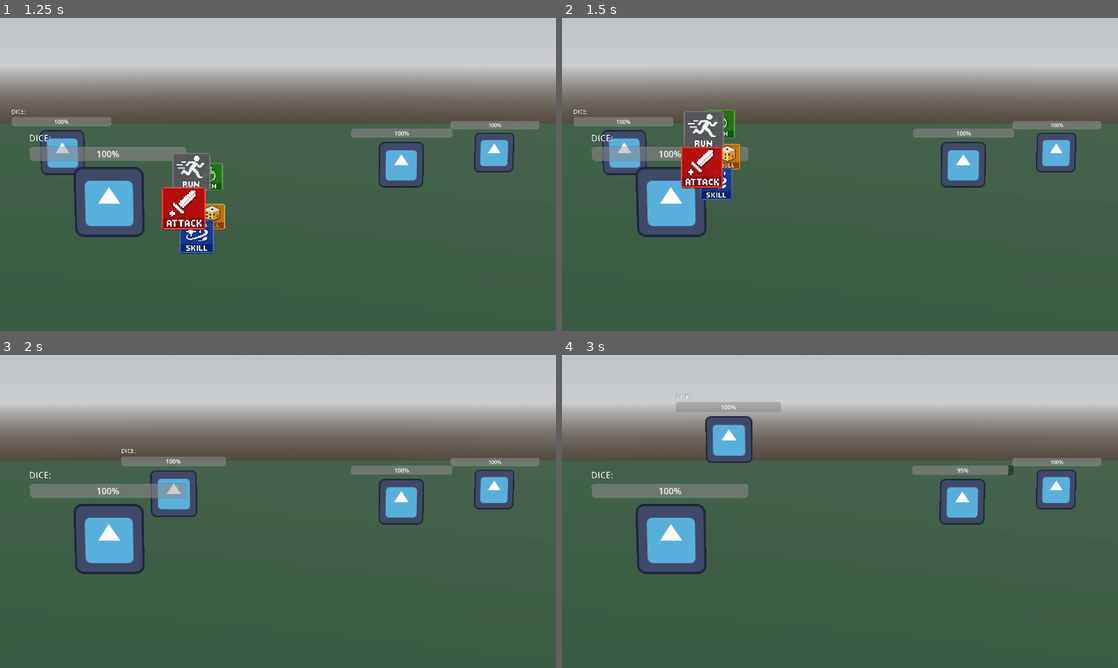
Above: before the commit, frames 1-4 (two rows, left to right).
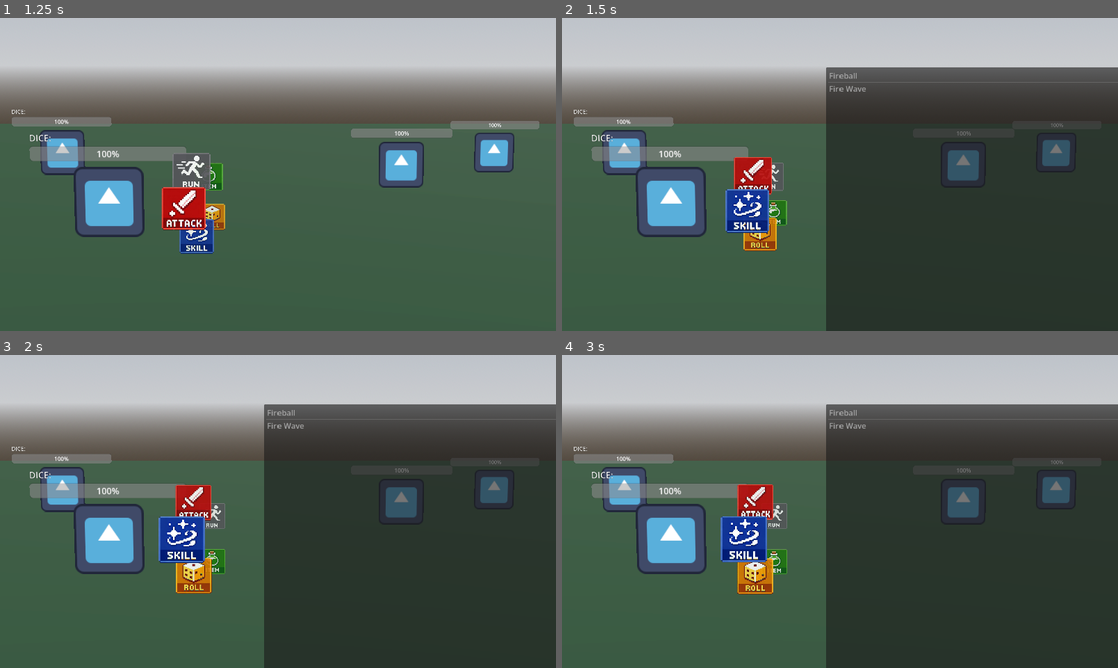
Above: after the commit, the same moments.

Repository: pollution0504/diceGame
Game: Godot game, scene res://Combat/battle_scene.tscn
Same seed, same stepped clock (60 frames per second), same inputs: the game is played once before the commit and once after it. The project has no main scene, so this scene is started directly. The engine's default icon, where the game draws it, is replaced by a stand-in: a white triangle on a blue panel in a dark square.
Inputs:
- Up to frame 1 (1.25 s): tap Enter (ui_accept) at 0.5 s; hold D (right) from 0.53 s (still down); hold Enter (ui_accept) from 0.53 s (still down)
- Up to frame 2 (1.5 s): release D (right) at 1.28 s; release Enter (ui_accept) at 1.28 s; hold S (down) from 1.28 s (still down); tap Enter (ui_accept) at 1.35 s
- Up to frame 3 (2 s): keep holding S (down); tap Enter (ui_accept) at 1.52, 1.82 s
- Up to frame 4 (3 s): release S (down) at 2.03 s; hold D (right) 2.03-2.78 s; hold Enter (ui_accept) 2.03-2.78 s; hold W (up) from 2.78 s (still down); tap Enter (ui_accept) at 2.85 s

Frame 1 is identical in both runs. In frame 2, 48% of the frame differs, in the area x 21-100%, y 15-100%; in frame 3, 50%; in frame 4, 50%, in the area x 2-100%, y 12-100%.

Commit message:
SKILLS (and damage effect now has scaling)

Diff:
--- a/Combat/battle_enemy.gd
+++ b/Combat/battle_enemy.gd
@@ -10,7 +10,7 @@
 
 	var target = choose_target(allies)
 	if target:
-		await Attack(target)
+		await UseAttack(target)
 		print("ouch")
 
 func choose_target(party: Array) -> BattleEntity:
--- a/Combat/battle_entity.gd
+++ b/Combat/battle_entity.gd
@@ -69,13 +69,13 @@
 		apply_effect_array(roll_effects, self, allies, enemies)
 
 
-func Attack(target_entity: BattleEntity, allies: Array = [], enemies: Array = []):
+func UseAttack(target_entity: BattleEntity, allies: Array = [], enemies: Array = []):
 	# If the entity hasn't rolled or has no dice, use base attack
 	var effects: Array[Effect] = []
 
 	if stats.dice == null or current_dice_roll == -1:
 		var dmg = DamageEffect.new()
-		dmg.amount = stats.attack
+		dmg.base_damage = stats.attack
 		dmg.use_dice_multiplier = false
 		effects.append(dmg)
 	else:
@@ -97,6 +97,15 @@
 	)
 
 	apply_effect_array(attack_effects, target_entity, allies, enemies)
+
+func UseSkill(skill : Skill,target_entity: BattleEntity, allies: Array = [], enemies: Array = []):
+	# If the entity hasn't rolled or has no dice, use base attack
+	var effects: Array[Effect] = skill.effects
+	# Passives are applied here
+	effects = _modify_attack_effects(effects)
+	apply_effect_array(effects, target_entity, allies, enemies)
+
+
 
 func _modify_attack_effects(effects: Array[Effect]) -> Array[Effect]:
 	var modified_effects = effects.duplicate()
@@ -125,6 +134,11 @@
 
 
 func TakeDamage(damage: int) -> int:
+
+	var current_statuses = active_statuses.duplicate()
+	for status in current_statuses:
+		status.on_damage_taken(self,damage)
+
 	if randi_range(0, 100) < stats.agility:
 		print(entity_name, " dodged")
 		return 0
--- a/Combat/battle_minion.gd
+++ b/Combat/battle_minion.gd
@@ -1,7 +1,7 @@
 extends BattleEnemy
 class_name BattleMinion
 
-func Attack(target_entity : BattleEntity, allies: Array = [], enemies: Array = []):
+func UseAttack(target_entity : BattleEntity, allies: Array = [], enemies: Array = []):
 	await PlayAttackAnimation(target_entity)
 	super(target_entity)
 
--- a/Combat/battle_player.gd
+++ b/Combat/battle_player.gd
@@ -35,10 +35,13 @@
 const HOP_BACK_HEIGHT := 1.0
 const SWORD_SLICE_START_TIME := 0.17
 
-func Attack(target_entity: BattleEntity, allies: Array = [], enemies: Array = []):
+func UseAttack(target_entity: BattleEntity, allies: Array = [], enemies: Array = []):
 	if stats.dice != null and current_dice_roll != -1 and not stats.dice.can_attack(current_dice_roll):
 		return
 	await PlayAttackAnimation(target_entity)
+
+func UseSkill(skill : Skill,target_entity: BattleEntity, allies: Array = [], enemies: Array = []):
+	await PlaySkillAnimation(skill,target_entity,allies,enemies)
 
 func Heal(amount: int):
 	super.Heal(amount)
@@ -91,12 +94,48 @@
 		print("Impact callback fired!")
 
 		# Call base Attack to handle effect logic
-		super.Attack(target_entity)
+		super.UseAttack(target_entity)
 	)
 
 	# 4. PARABOLIC HOP BACK
 	var hop_arc = func(t: float):
 		var pos = impact_pos.lerp(original_pos, t)
+		pos.y = ground_y + (-4 * HOP_BACK_HEIGHT * pow(t - 0.5, 2) + HOP_BACK_HEIGHT)
+		global_position = pos
+
+	tween.chain().tween_method(hop_arc, 0.0, 1.0, HOP_BACK_DURATION)
+
+	await tween.finished
+	return null
+
+func PlaySkillAnimation(skill : Skill,target_entity: BattleEntity, allies: Array = [], enemies: Array = []):
+	var original_pos = global_position
+	var target_pos = target_entity.global_position
+	var ground_y = original_pos.y
+
+	var dir = (target_pos - original_pos).normalized()
+	# Takeoff point
+	var jump_start_pos = target_pos - (dir * skill.distance_from_enemy)
+	var tween = get_tree().create_tween()
+
+	# 1. RUN UP
+	tween.tween_property(self, "global_position", jump_start_pos, RUN_UP_DURATION)\
+		.set_trans(Tween.TRANS_QUAD).set_ease(Tween.EASE_OUT)
+
+
+	# 3. IMPACT (Trigger damage and sound)
+	tween.tween_callback(func():
+		voice_line.stream = SWORD_SLICE
+		voice_line.play(SWORD_SLICE_START_TIME)
+		print("Impact callback fired!")
+
+		# Call base Attack to handle effect logic
+		super.UseSkill(skill,target_entity,allies,enemies)
+	)
+
+	# 4. PARABOLIC HOP BACK
+	var hop_arc = func(t: float):
+		var pos = jump_start_pos.lerp(original_pos, t)
 		pos.y = ground_y + (-4 * HOP_BACK_HEIGHT * pow(t - 0.5, 2) + HOP_BACK_HEIGHT)
 		global_position = pos
 
--- a/Combat/battle_scene.gd
+++ b/Combat/battle_scene.gd
@@ -214,12 +214,19 @@
 
 	if target_idx != -1:
 		var target = enemies[target_idx]
-		await source_entity.Attack(target, allies, enemies)
-
-	source_entity.turn_ended.emit()
-
-func _on_skill_decision(source_entity : BattleAlly):
-	source_entity.combat_menu.close()
+		await source_entity.UseAttack(target, allies, enemies)
+
+	source_entity.turn_ended.emit()
+
+func _on_skill_decision(source_entity : BattleAlly, skill : Skill):
+	print("_on_skill_decision called by: ", source_entity.name)
+	source_entity.combat_menu.close()
+	var target_idx = await get_target_selection()
+
+	if target_idx != -1:
+		var target = enemies[target_idx]
+		await source_entity.UseSkill(skill,target, allies, enemies)
+
 	source_entity.turn_ended.emit()
 
 func _on_roll_decision(source_entity: BattleAlly):
--- a/Combat/battle_stats.gd
+++ b/Combat/battle_stats.gd
@@ -10,7 +10,11 @@
 @export var defense: int = 5
 @export var agility: int = 10
 @export var luck: int = 5
+@export var magic: int = 5
+
 
 @export var weapon: Dictionary = {}  # { "name": "Sword", "atk_bonus": 5 }
 @export var armor: Dictionary = {}   # { "name": "Chestplate", "def_bonus": 3 }
 @export var dice: Dice
+
+@export var skills: Array[Skill]
--- a/Combat/combat_menu.gd
+++ b/Combat/combat_menu.gd
@@ -4,7 +4,7 @@
 @export var entity : BattleEntity
 
 signal attack_pressed(BattleEntity)
-signal skill_pressed(BattleEntity)
+signal skill_pressed(BattleEntity, Skill)
 signal roll_pressed(BattleEntity)
 signal item_pressed(BattleEntity)
 signal run_pressed(BattleEntity)
@@ -19,11 +19,13 @@
 	$CarouselContainer/OptionHolder/ItemIcon,
 	$CarouselContainer/OptionHolder/RunIcon,
 ]
+@onready var skill_list: ItemList = $SkillList
 
 var options := ["Attack", "Skill", "Roll", "Item", "Run"]
 var selected_option := 0
 # is the menu showing
 var is_active := false
+var skills_populated := false
 
 const menu_back_sfx = preload("res://SFX/menu_back_sfx.wav")
 const menu_scroll_sfx = preload("res://SFX/menu_scroll_sfx.wav")
@@ -36,12 +38,20 @@
 		icon.size = Vector2(96, 96)
 	hide()
 
+func _process(delta: float) -> void:
+	if entity and !skills_populated:
+		PopulateSkills()
+		skills_populated = true
+
+
+
 # i figured out how to do the subtext function thingy
 ## Opens the Combat Menu
 func open():
 	selected_option = 0
 	carousel_container.selected_index = 0
 	is_active = true
+	skill_list.hide()
 	show()
 
 ## Closes the Combat Menu
@@ -86,7 +96,8 @@
 		"Attack":
 			attack_pressed.emit(entity)
 		"Skill":
-			skill_pressed.emit(entity)
+			skill_list.show()
+			is_active = false
 		"Roll":
 			if entity.current_dice_roll == -1:
 				roll_pressed.emit(entity)
@@ -98,15 +109,10 @@
 			run_pressed.emit(entity)
 
 
-#func update_visuals():
-	#for i in range(labels.size()):
-		#var label = labels[i]
-#
-		#if i == selected_option:
-			#label.text = "> " + options[i] + " <"
-			#label.scale = Vector2(1.2, 1.2)
-			#label.modulate = Color(1, 1, 0) # yellow
-		#else:
-			#label.text = options[i]
-			#label.scale = Vector2(1, 1)
-			#label.modulate = Color(1, 1, 1)
+func PopulateSkills():
+	for skill in entity.stats.skills:
+		skill_list.add_item(skill.name)
+
+
+func _on_skill_list_item_activated(index: int) -> void:
+	skill_pressed.emit(entity, entity.stats.skills[index])
--- a/Combat/combat_menu.tscn
+++ b/Combat/combat_menu.tscn
@@ -16,6 +16,19 @@
 grow_horizontal = 2
 grow_vertical = 2
 script = ExtResource("1_2bcnp")
+
+[node name="SkillList" type="ItemList" parent="." unique_id=373612720]
+layout_mode = 1
+anchors_preset = 15
+anchor_right = 1.0
+anchor_bottom = 1.0
+offset_left = 172.0
+offset_top = -279.0
+offset_right = 172.0
+offset_bottom = -279.0
+grow_horizontal = 2
+grow_vertical = 2
+allow_rmb_select = true
 
 [node name="CarouselContainer" type="Node2D" parent="." unique_id=890633860 node_paths=PackedStringArray("position_offset_node")]
 script = ExtResource("2_lmj7a")
@@ -38,7 +51,7 @@
 
 [node name="AttackIcon" type="TextureRect" parent="CarouselContainer/OptionHolder" unique_id=529652122]
 modulate = Color(1, 1, 1, 0.895)
-z_index = -4
+z_index = -1
 custom_minimum_size = Vector2(64, 64)
 layout_mode = 0
 offset_left = -103.8156
@@ -54,7 +67,7 @@
 
 [node name="SkillIcon" type="TextureRect" parent="CarouselContainer/OptionHolder" unique_id=827050596]
 modulate = Color(1, 1, 1, 0.79)
-z_index = -3
+z_index = -2
 custom_minimum_size = Vector2(64, 64)
 layout_mode = 0
 offset_left = -64.6844
@@ -114,3 +127,5 @@
 texture = ExtResource("5_bbsmr")
 expand_mode = 3
 stretch_mode = 5
+
+[connection signal="item_activated" from="SkillList" to="." method="_on_skill_list_item_activated"]
--- a/Combat/diceScripts/dice.gd
+++ b/Combat/diceScripts/dice.gd
@@ -7,6 +7,7 @@
 
 func roll() -> int:
 	return randi_range(1, sides)
+
 
 func can_attack(result: int) -> bool:
 	return true  # default, all rolls allow attack
--- a/Combat/diceScripts/wooden_die.gd
+++ b/Combat/diceScripts/wooden_die.gd
@@ -1,12 +1,5 @@
 extends Dice
 class_name WoodenDie
-
-func _init():
-	has_nat20 = false
-
-func can_attack(result: int) -> bool:
-	print("can_attack called with: ", result)
-	return result > 5
 
 
 func get_effects(result: int) -> Array[Effect]:
@@ -18,7 +11,7 @@
 		effects.append(heal)
 	elif result > 5:
 		var dmg = DamageEffect.new()
-		dmg.amount = 10 # Base damage
+		dmg.base_damage = 10 # Base damage
 		dmg.use_dice_multiplier = true
 		effects.append(dmg)
 
--- a/Combat/effectScripts/attack_effect.gd
+++ /dev/null
@@ -1,9 +0,0 @@
-extends Effect
-class_name AttackEffect
-
-func _init():
-	target_type = Effect.Target.ENEMY
-
-func apply(source: BattleEntity, target: BattleEntity):
-	var damage = source.stats.dice.get_damage_multiplier(source.current_dice_roll, source.stats.attack)
-	target.TakeDamage(damage)
--- a/Combat/effectScripts/damage_effect.gd
+++ b/Combat/effectScripts/damage_effect.gd
@@ -1,16 +1,53 @@
 extends Effect
 class_name DamageEffect
 
-@export var amount: int = 10
+@export var base_damage: int = 10
+@export var attack_scaling: float = 1.0
+@export var defense_scaling: float = 0.0
+@export var agility_scaling: float = 0.0
+@export var magic_scaling: float = 0.0
+@export var luck_scaling: float = 0.0
+
+@export var mana_cost : int = 20
+
+@export var multiplicitive : bool = false
 @export var use_dice_multiplier: bool = true
 
 func _init():
 	target_type = Effect.Target.ENEMY
 
 func apply(source: BattleEntity, target: BattleEntity):
-	var damage = amount
+	var damage = base_damage
 	if use_dice_multiplier and source.stats.dice:
-		damage = source.stats.dice.get_damage_multiplier(source.current_dice_roll, amount)
+		damage = source.stats.dice.get_damage_multiplier(source.current_dice_roll, damage)
+	if multiplicitive:
+		damage = damage * _get_stat_mult(source.stats)
+	else:
+		damage = damage + _get_stat_add(source.stats)
 
 	var damage_dealt = target.TakeDamage(damage)
 	print(source.entity_name, " dealt ", damage_dealt, " damage to ", target.entity_name)
+
+func _get_stat_mult(stats : BattleStats) -> float:
+	var mult : float = 1.0
+	if attack_scaling != 0:
+		mult *= attack_scaling * stats.attack
+	if defense_scaling != 0:
+		mult *= defense_scaling * stats.defense
+	if agility_scaling != 0:
+		mult *= agility_scaling * stats.agility
+	if magic_scaling != 0:
+		mult *= magic_scaling * stats.magic
+	if luck_scaling != 0:
+		mult *= luck_scaling * stats.luck
+
+	return mult
+
+func _get_stat_add(stats : BattleStats) -> float:
+	var damage_add = attack_scaling * stats.attack +\
+	defense_scaling * stats.defense +\
+	agility_scaling * stats.agility +\
+	magic_scaling * stats.magic +\
+	luck_scaling * stats.luck
+
+	return int(damage_add)
--- a/Combat/enemy_minion.tscn
+++ b/Combat/enemy_minion.tscn
@@ -3,10 +3,12 @@
 [ext_resource type="Texture2D" uid="uid://q1dd1vb8jr1f" path="res://icon.svg" id="1_y3r48"]
 [ext_resource type="Script" uid="uid://bae01om4annqy" path="res://Combat/battle_minion.gd" id="2_s1ihv"]
 [ext_resource type="Script" uid="uid://c1wwrehvk76cp" path="res://Combat/battle_stats.gd" id="3_2h51j"]
+[ext_resource type="Script" uid="uid://d2ca55opiqa03" path="res://Combat/skillScripts/skill.gd" id="4_2h51j"]
 [ext_resource type="Script" uid="uid://dvmojm2b6s1rm" path="res://Combat/debug_hp.gd" id="4_s1ihv"]
 
 [sub_resource type="Resource" id="Resource_4scgs"]
 script = ExtResource("3_2h51j")
+agility = 2
 metadata/_custom_type_script = "uid://c1wwrehvk76cp"
 
 [sub_resource type="ViewportTexture" id="ViewportTexture_2h51j"]
--- a/Combat/player.tscn
+++ b/Combat/player.tscn
@@ -2,15 +2,20 @@
 
 [ext_resource type="Texture2D" uid="uid://q1dd1vb8jr1f" path="res://icon.svg" id="1_cbytb"]
 [ext_resource type="Script" uid="uid://cwsvb470r8u3q" path="res://Combat/battle_player.gd" id="2_2y06h"]
-[ext_resource type="Script" uid="uid://bq2k64smf7r0o" path="res://Combat/diceScripts/infused_die.gd" id="2_nyq6c"]
+[ext_resource type="Script" uid="uid://bejcl2soe50v2" path="res://Combat/diceScripts/wooden_die.gd" id="2_nyq6c"]
 [ext_resource type="Script" uid="uid://c1wwrehvk76cp" path="res://Combat/battle_stats.gd" id="3_nyq6c"]
+[ext_resource type="Script" uid="uid://d2ca55opiqa03" path="res://Combat/skillScripts/skill.gd" id="4_uu0yv"]
+[ext_resource type="Resource" uid="uid://bi5iyhuio7aq4" path="res://Combat/skillScripts/skill_fireball.tres" id="5_5t2hr"]
+[ext_resource type="Resource" uid="uid://byru4fgvfhjce" path="res://Combat/skillScripts/fire_wave.tres" id="6_202cd"]
 
 [sub_resource type="Resource" id="Resource_n0l53"]
 script = ExtResource("2_nyq6c")
+metadata/_custom_type_script = "uid://bejcl2soe50v2"
 
 [sub_resource type="Resource" id="Resource_hrir6"]
 script = ExtResource("3_nyq6c")
 dice = SubResource("Resource_n0l53")
+skills = Array[ExtResource("4_uu0yv")]([ExtResource("5_5t2hr"), ExtResource("6_202cd")])
 metadata/_custom_type_script = "uid://c1wwrehvk76cp"
 
 [sub_resource type="AtlasTexture" id="AtlasTexture_cbytb"]
--- /dev/null
+++ b/Combat/skillScripts/fire_wave.tres
@@ -0,0 +1,31 @@
+[gd_resource type="Resource" script_class="Skill" format=3 uid="uid://byru4fgvfhjce"]
+
+[ext_resource type="Script" uid="uid://6xm14yat1ht2" path="res://Combat/effectScripts/effect.gd" id="1_0tcqh"]
+[ext_resource type="Script" uid="uid://bskrvflcdgkli" path="res://Combat/effectScripts/damage_effect.gd" id="2_3yo4o"]
+[ext_resource type="Script" uid="uid://d2ca55opiqa03" path="res://Combat/skillScripts/skill.gd" id="2_4i1hi"]
+[ext_resource type="Script" uid="uid://n5l60xb6tqk8" path="res://Combat/effectScripts/burn_effect.gd" id="3_h4q6a"]
+[ext_resource type="Script" uid="uid://ddqc7gke31p6i" path="res://Combat/effectScripts/burn_status.gd" id="4_dkig5"]
+
+[sub_resource type="Resource" id="Resource_f3jpj"]
+script = ExtResource("2_3yo4o")
+attack_scaling = 0.2
+magic_scaling = 0.5
+mana_cost = 50
+target_type = 3
+metadata/_custom_type_script = "uid://bskrvflcdgkli"
+
+[sub_resource type="Resource" id="Resource_i7aq8"]
+script = ExtResource("4_dkig5")
+metadata/_custom_type_script = "uid://ddqc7gke31p6i"
+
+[sub_resource type="Resource" id="Resource_wybys"]
+script = ExtResource("3_h4q6a")
+status_to_apply = SubResource("Resource_i7aq8")
+target_type = 3
+metadata/_custom_type_script = "uid://n5l60xb6tqk8"
+
+[resource]
+script = ExtResource("2_4i1hi")
+name = "Fire Wave"
+effects = Array[ExtResource("1_0tcqh")]([SubResource("Resource_f3jpj"), SubResource("Resource_wybys")])
+metadata/_custom_type_script = "uid://d2ca55opiqa03"
--- /dev/null
+++ b/Combat/skillScripts/skill.gd
@@ -0,0 +1,8 @@
+extends Resource
+class_name Skill
+
+@export var name : String = "Default"
+@export var effects : Array[Effect]
+
+@export var animation : String = ""
+@export var distance_from_enemy : float = 2.0
--- /dev/null
+++ b/Combat/skillScripts/skill_fireball.tres
@@ -0,0 +1,30 @@
+[gd_resource type="Resource" script_class="Skill" format=3 uid="uid://bi5iyhuio7aq4"]
+
+[ext_resource type="Script" uid="uid://6xm14yat1ht2" path="res://Combat/effectScripts/effect.gd" id="1_1dl8h"]
+[ext_resource type="Script" uid="uid://bskrvflcdgkli" path="res://Combat/effectScripts/damage_effect.gd" id="2_2uqm8"]
+[ext_resource type="Script" uid="uid://d2ca55opiqa03" path="res://Combat/skillScripts/skill.gd" id="2_7ynw0"]
+[ext_resource type="Script" uid="uid://n5l60xb6tqk8" path="res://Combat/effectScripts/burn_effect.gd" id="3_u4xev"]
+[ext_resource type="Script" uid="uid://ddqc7gke31p6i" path="res://Combat/effectScripts/burn_status.gd" id="4_2hcgr"]
+
+[sub_resource type="Resource" id="Resource_7ynw0"]
+script = ExtResource("2_2uqm8")
+base_damage = 20
+attack_scaling = 0.5
+magic_scaling = 0.5
+metadata/_custom_type_script = "uid://bskrvflcdgkli"
+
+[sub_resource type="Resource" id="Resource_q1hqt"]
+script = ExtResource("4_2hcgr")
+metadata/_custom_type_script = "uid://ddqc7gke31p6i"
+
+[sub_resource type="Resource" id="Resource_ekjyd"]
+script = ExtResource("3_u4xev")
+status_to_apply = SubResource("Resource_q1hqt")
+metadata/_custom_type_script = "uid://n5l60xb6tqk8"
+
+[resource]
+script = ExtResource("2_7ynw0")
+name = "Fireball"
+effects = Array[ExtResource("1_1dl8h")]([SubResource("Resource_7ynw0"), SubResource("Resource_ekjyd")])
+distance_from_enemy = 5.0
+metadata/_custom_type_script = "uid://d2ca55opiqa03"
--- a/project.godot
+++ b/project.godot
@@ -20,6 +20,8 @@
 
 [display]
 
+window/size/window_width_override=1920
+window/size/window_height_override=1080
 window/stretch/mode="viewport"
 
 [input]
Not shown, removed: Combat/effectScripts/attack_effect.gd.uid
Not shown, added: Combat/skillScripts/skill.gd.uid
